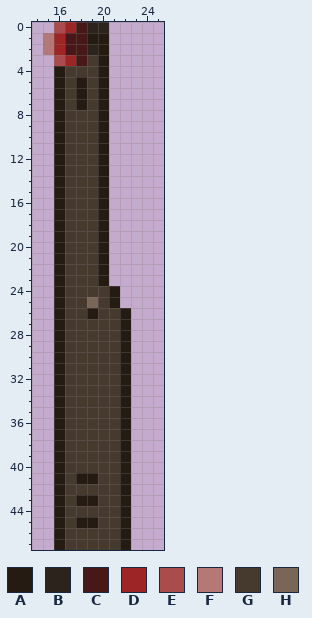
One commit to this pixel-art sprite: Graphics/Atlases/Gameplay/objects/ss2024/electricity/door_close_bg00.png. The first picture shows the starting point.
The file is 48x48 pixels. Shown: x 14..25, y 0..47.
Palette (. is transparent): A #251b13  B #2c231c  C #481818  D #9e2525  E #ab4c4c  F #b67777  G #46392e  H #796657
Pixels before, first column x 15:
 0 .EDCBB..
 1 FDCCAA..
 2 FDCCBA..
 3 .EDCGA..
 4 .AGGGA..
 5 .AGAGA..
 6 .AGAGA..
 7 .AGAGA..
 8 .AGGGA..
 9 .AGGGA..
10 .AGGGA..
11 .AGGGA..
12 .AGGGA..
13 .AGGGA..
14 .AGGGA..
15 .AGGGA..
16 .AGGGA..
17 .AGGGA..
18 .AGGGA..
19 .AGGGA..
20 .AGGGA..
21 .AGGGA..
22 .AGGGA..
23 .AGGGA..
24 .AGGGGA.
25 .AGGHGA.
26 .AGGAGGA
27 .AGGGGGA
28 .AGGGGGA
29 .AGGGGGA
30 .AGGGGGA
31 .AGGGGGA
32 .AGGGGGA
33 .AGGGGGA
34 .AGGGGGA
35 .AGGGGGA
36 .AGGGGGA
37 .AGGGGGA
38 .AGGGGGA
39 .AGGGGGA
40 .AGGGGGA
41 .AGAAGGA
42 .AGGGGGA
43 .AGAAGGA
44 .AGGGGGA
45 .AGAAGGA
46 .AGGGGGA
47 .AGGGGGA
After the commit:
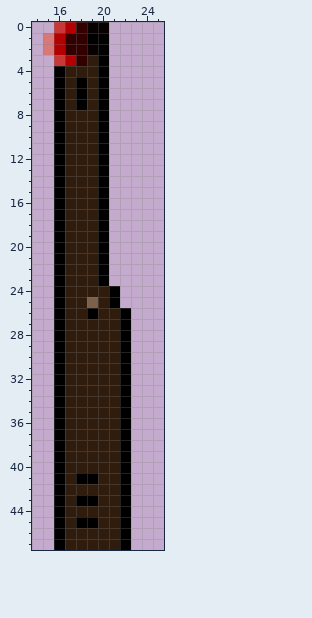
Edits made:
colour A: #251b13 -> #000000
colour B: #2c231c -> #090000
colour C: #481818 -> #330000
colour D: #9e2525 -> #b30000
colour E: #ab4c4c -> #c73939
colour F: #b67777 -> #d77979
colour G: #46392e -> #301c0c
colour H: #796657 -> #7c6049
Where, in picture pixels (left, top, right, bottom), the same in both pictures:
changed: (43, 22, 131, 550)
